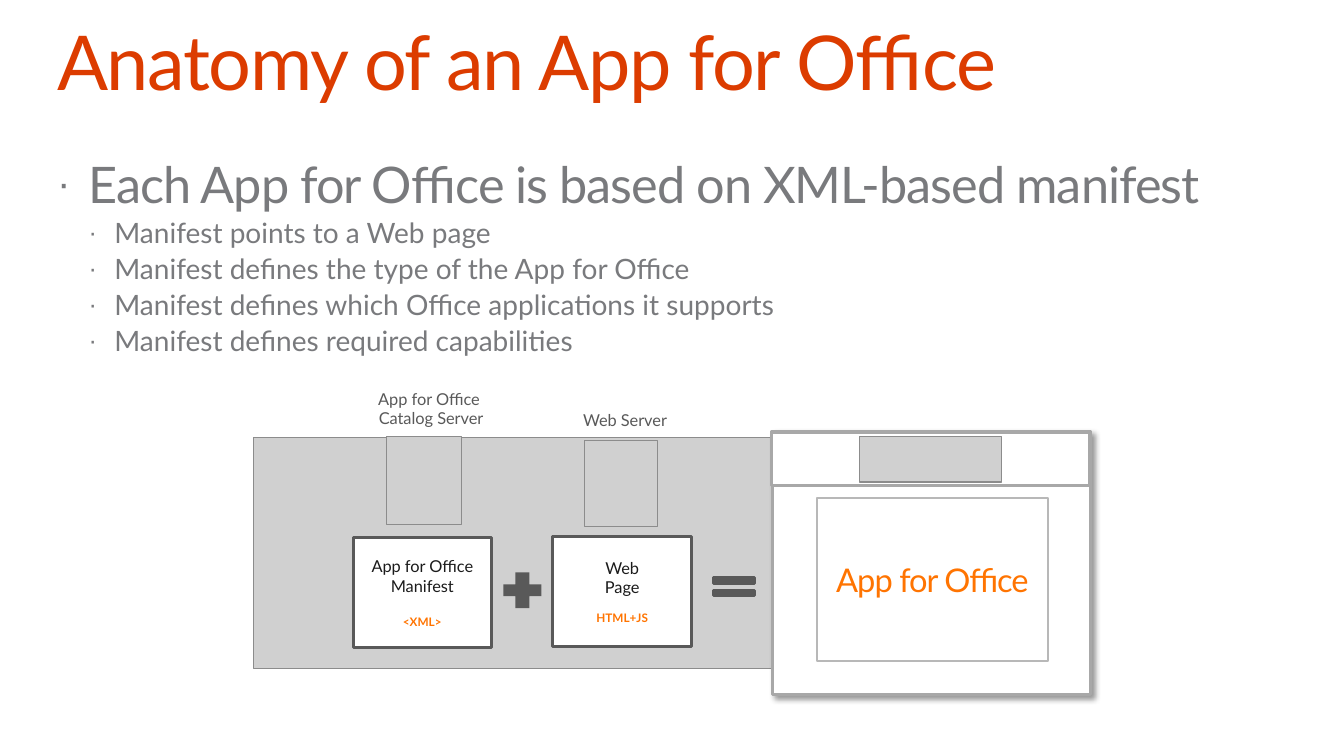
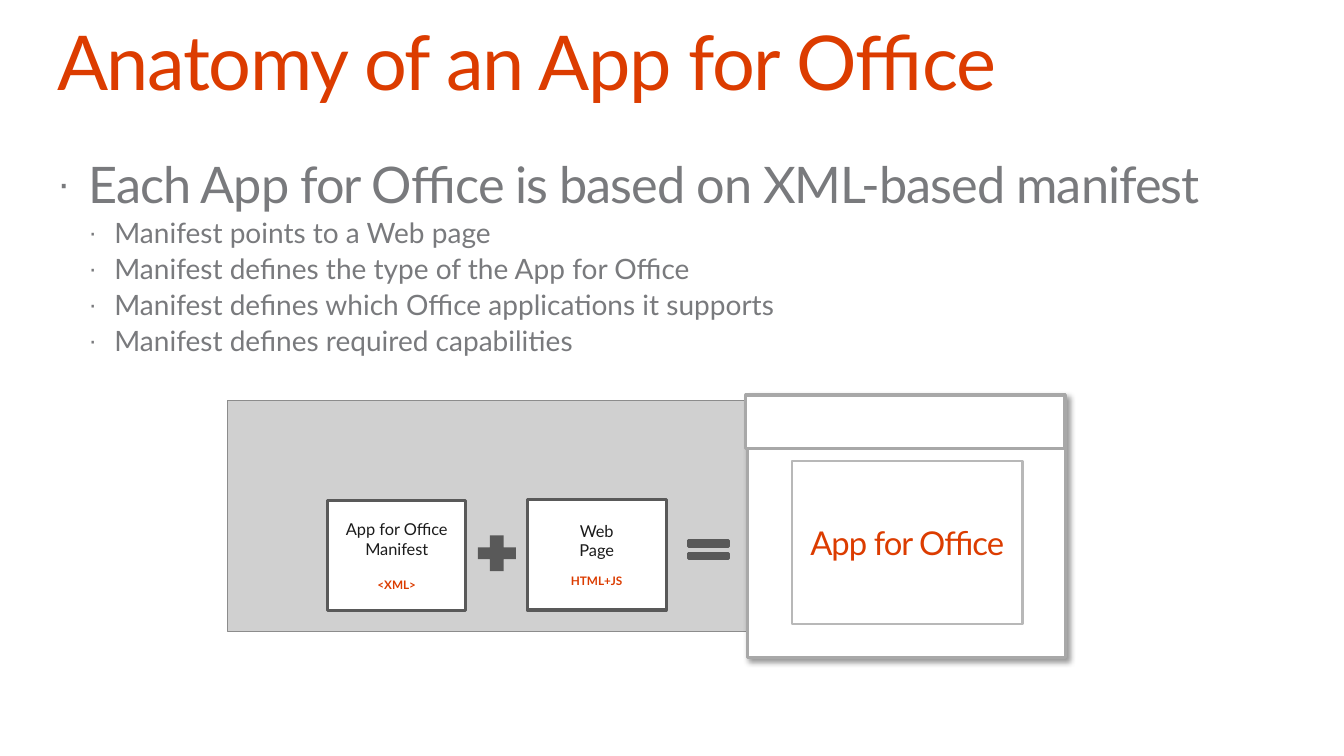
Before and after one commit to OfficeDev/TrainingContent, a slide deck: slide 8 of O3652-1 Deep Dive Apps for Office in Outlook/O3652-1 Deep Dive into Apps for Office in Outlook.pptx. Drawn at 1344x756 pixels with LibreOffice and Linux fonts; fonts in the diff are those of the drawing; grey boxes stand for pictures; background and template pictures are left out. Boxes give left, top, right and bottom in pixels: in the first picture for what was removed or moved away, otherwise in the second. Text is boxed around its words. In the diff, an @@ line names an element or a change of style, - is before the commit and + after.

```diff
--- a/O3652-1 Deep Dive Apps for Office in Outlook/O3652-1 Deep Dive into Apps for Office in Outlook.pptx
+++ b/O3652-1 Deep Dive Apps for Office in Outlook/O3652-1 Deep Dive into Apps for Office in Outlook.pptx
@@ 2 rectangles, 1 picture, 1 plus: place and size @@
-2 rectangles, 1 picture, 1 plus at [253, 433, 1091, 695]
+2 rectangles, 1 picture, 1 plus at [228, 395, 1066, 657]
@@ group removed at [378, 393, 1001, 526]: 3 pictures, 2 texts @@
-App for Office
-Catalog Server
-Web Server
@@ rectangle "App for Office" at [791, 462, 1022, 624]: text colour #FF7401 to #DC3C00 @@
@@ 3 rectangles, 1 math equal: place and size @@
-3 rectangles, 1 math equal at [353, 499, 1048, 661]
+3 rectangles, 1 math equal at [328, 462, 1022, 624]
@@ text in rectangle at [377, 580, 416, 589]: text colour #FF7401 to #DC3C00 in "<XML>" @@
@@ text in rectangle at [571, 576, 623, 585]: text colour #FF7401 to #DC3C00 in "HTML+JS" @@
```
Also in this commit, not shown: 3 other slides changed, 4 other files.
